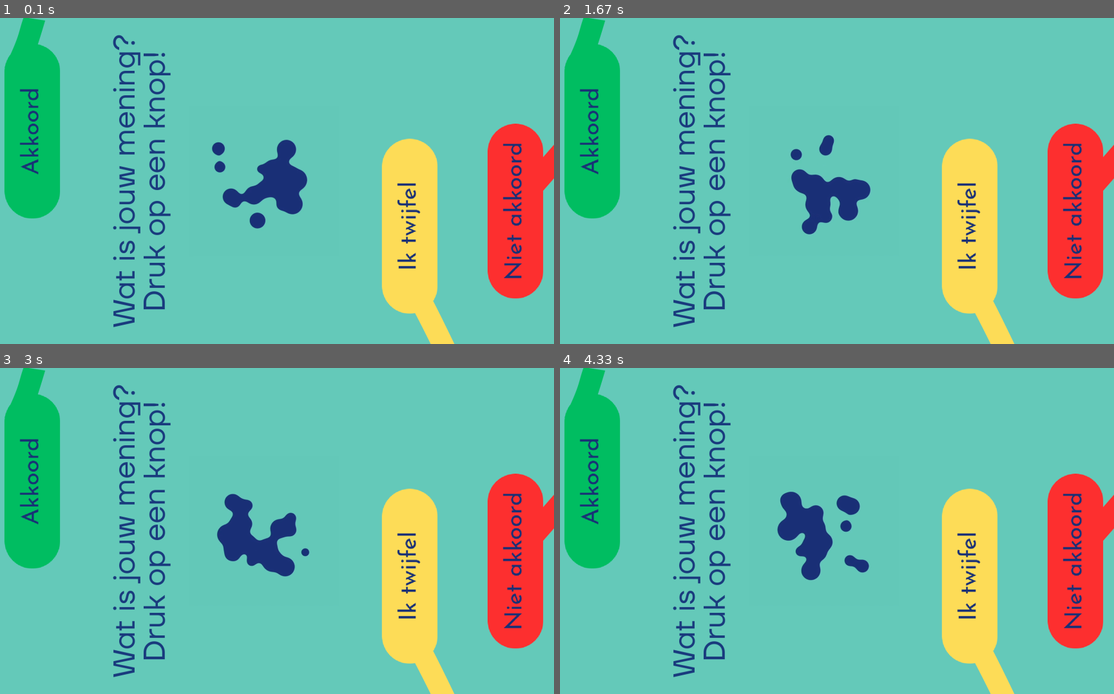
Above: before the commit, frames 1-4 (two rows, left to right).
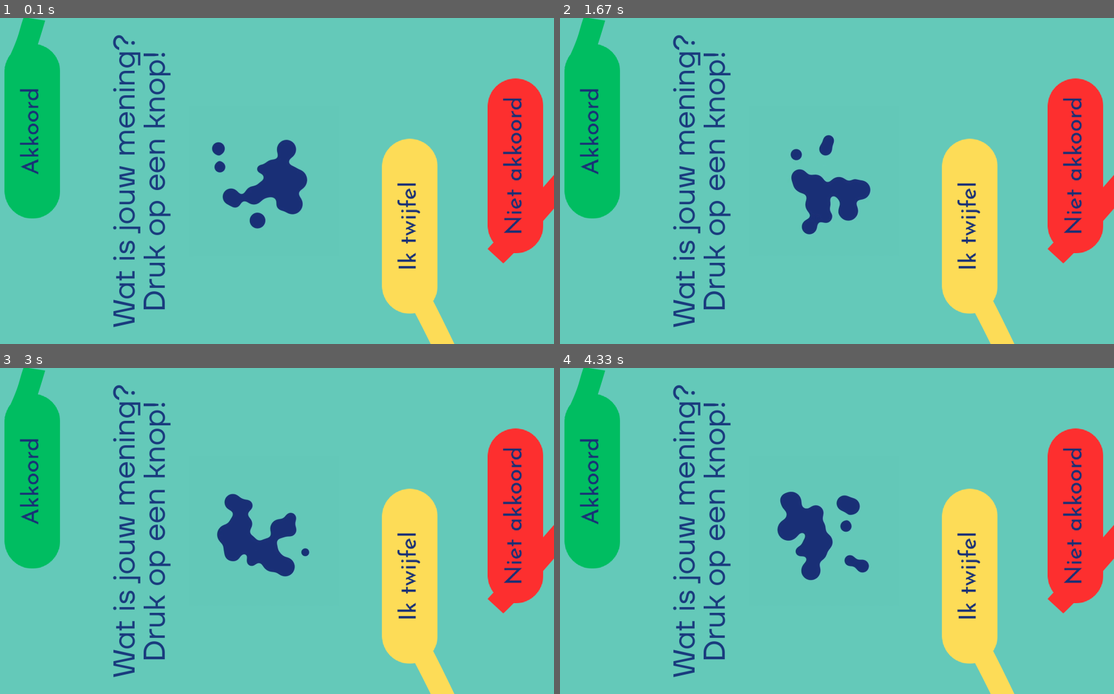
Above: after the commit, the same moments.

Repository: basbaccarne/comon_expo
Game: pygame game, started from src/main.py
The game is run twice, just before and just after one commit, with the same random seed, the same clock (stepped at 60 frames per second) and the same inputs.
Inputs:
- Up to frame 1 (0.1 s): no input
- Up to frame 2 (1.67 s): no input
- Up to frame 3 (3 s): no input
- Up to frame 4 (4.33 s): no input

The runs differ from the first frame. In frame 1, 3.7% of the frame differs, in the area x 88-100%, y 18-87%; in frame 2, 3.7%; in frame 3, 3.7%; in frame 4, 3.7%.

Commit message:
nietakkooord

Diff:
--- a/src/main.py
+++ b/src/main.py
@@ -184,7 +184,7 @@
 
     # end of the lines pngs
     position_green_line = (100, 0)
-    position_red_line = (1700, 300)
+    position_red_line = (1700, 400)
     position_yellow_line = (1380, 800)
     screen.blit(line_green, position_green_line)
     screen.blit(line_red, position_red_line)
@@ -192,7 +192,7 @@
 
     # vote choice pngs
     position_akkooord = (100, 85)
-    position_niet_akkooord = (1700, 350)
+    position_niet_akkooord = (1700, 200)
     position_geen_mening = (1350, 400)
     screen.blit(akkoord, position_akkooord)
     screen.blit(niet_akkoord, position_niet_akkooord)
